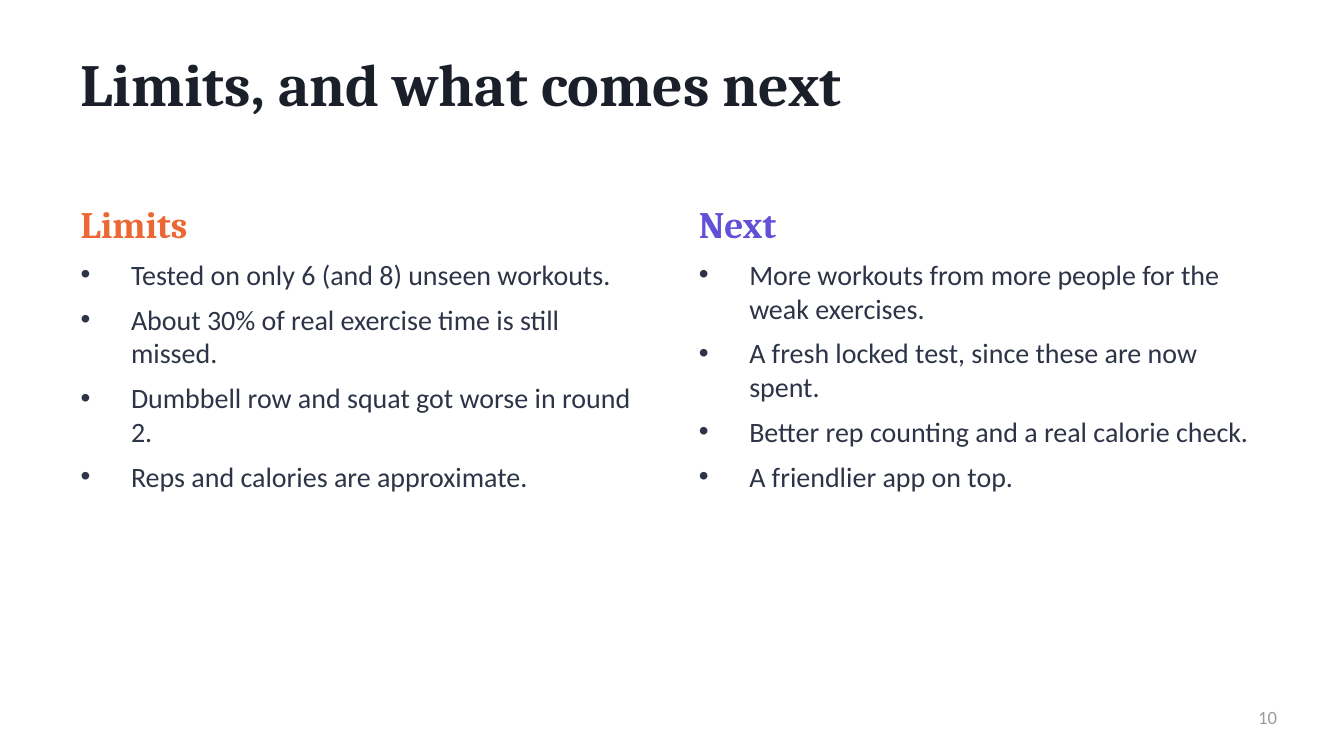
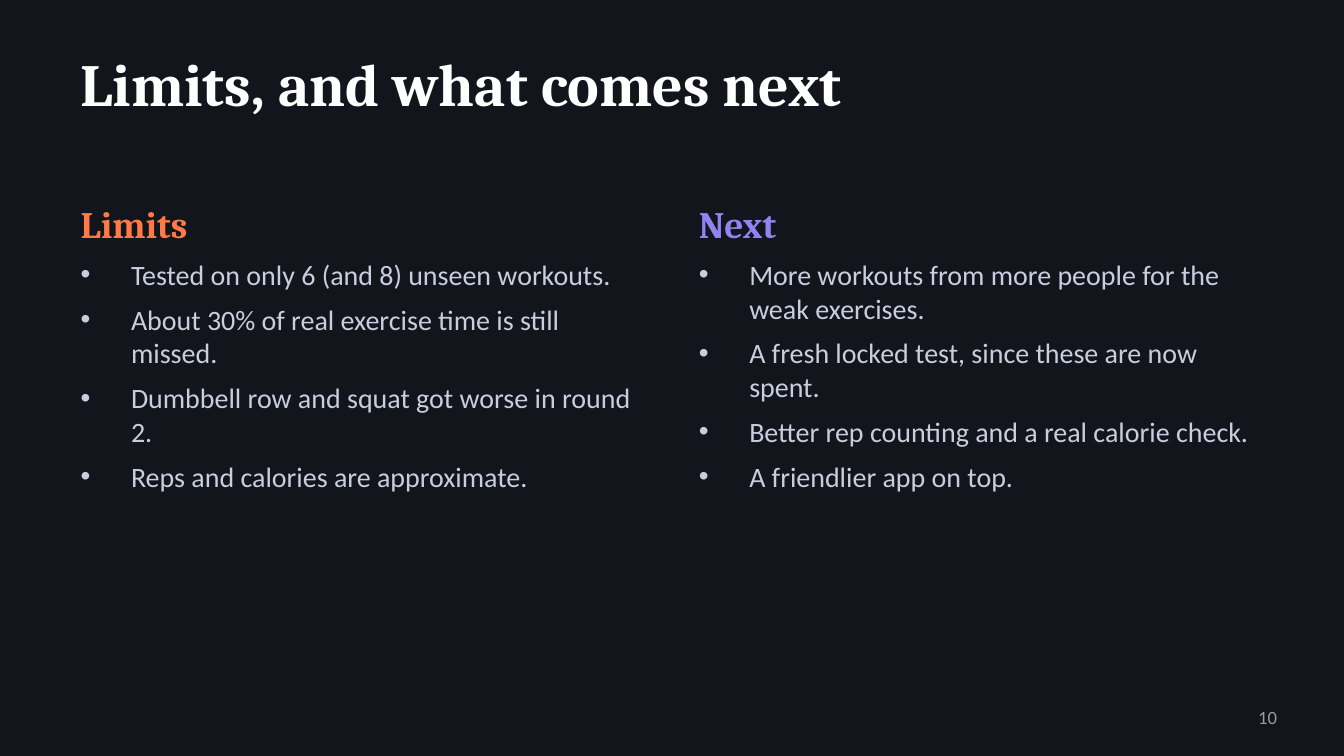
Before and after one commit to bariscelikk1/cALorie, a slide deck: slide 10 of ml/artifacts/final_model_v2/cALorie_final_presentation.pptx. Drawn at 1344x756 pixels with LibreOffice and Linux fonts; fonts in the diff are those of the drawing. Boxes give left, top, right and bottom in pixels: in the first picture for what was removed or moved away, otherwise in the second. Text is boxed around its words. In the diff, an @@ line names an element or a change of style, - is before the commit and + after.

```diff
--- a/ml/artifacts/final_model_v2/cALorie_final_presentation.pptx
+++ b/ml/artifacts/final_model_v2/cALorie_final_presentation.pptx
@@ background #FFFFFF to #12151C @@
@@ title "Limits, and what comes next" at <box>81,64,842,114</box>: text colour #1B1F2A to #FFFFFF @@
@@ text "Limits" at <box>81,212,630,492</box>: text colour #EB6834 to #FF7A45 in "Limits"; text colour #2E3447 to #C9CEDF @@
@@ text "Next" at <box>699,213,1248,492</box>: text colour #6250D6 to #8F84F0 in "Next"; text colour #2E3447 to #C9CEDF @@
```
Also in this commit, not shown: 9 other slides changed, 7 other files.
